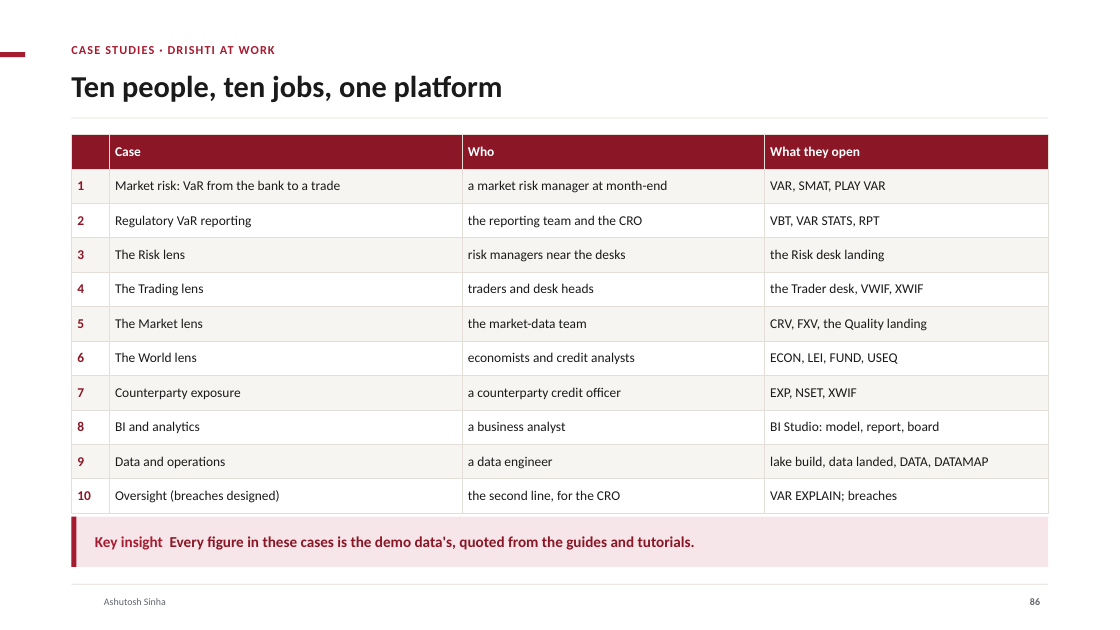
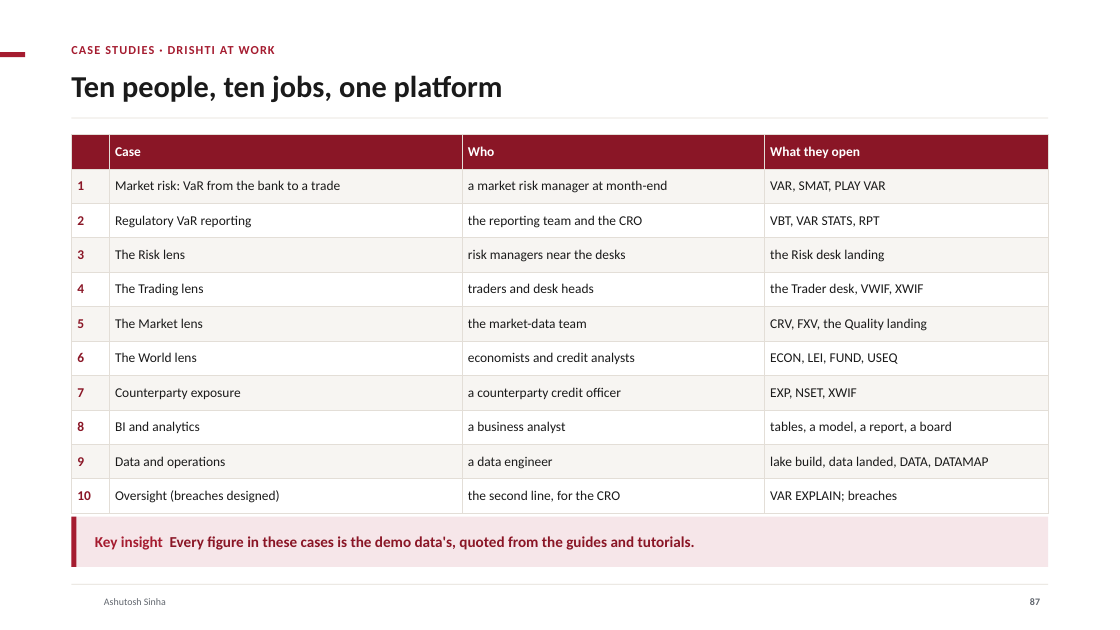
Before and after one commit to ajsinha/drishti, a slide deck: slide 87 of docs/publications/Drishti-Design-and-Evidence.pptx (slide 86 before the commit). Drawn at 1120x630 pixels with LibreOffice and Linux fonts; fonts in the diff are those of the drawing; background and template pictures are left out. Boxes give left, top, right and bottom in pixels: in the first picture for what was removed or moved away, otherwise in the second. Text is boxed around its words. In the diff, an @@ line names an element or a change of style, - is before the commit and + after.

```diff
--- a/docs/publications/Drishti-Design-and-Evidence.pptx
+++ b/docs/publications/Drishti-Design-and-Evidence.pptx
@@ table at (71,134,1049,513) @@
-row 9, column 4: BI Studio: model, report, board
+row 9, column 4: tables, a model, a report, a board
@@ page number at (1030,598,1040,605): text changed @@
-86
+87
```
Also in this commit, not shown: 12 other slides changed, 2 slides added, 3 other files.
